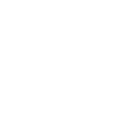
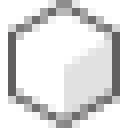
Layer changes from the first (128, 128) image to the second:
added layer "Shape 1" in group "Group 1" over <box>8,0,120,128</box>
"Polygon 1 copy": opacity 70% → 100%, moved it above "Polygon 1", painted on it over <box>8,32,120,128</box>
painted on "Polygon 1" over <box>8,0,120,128</box>
